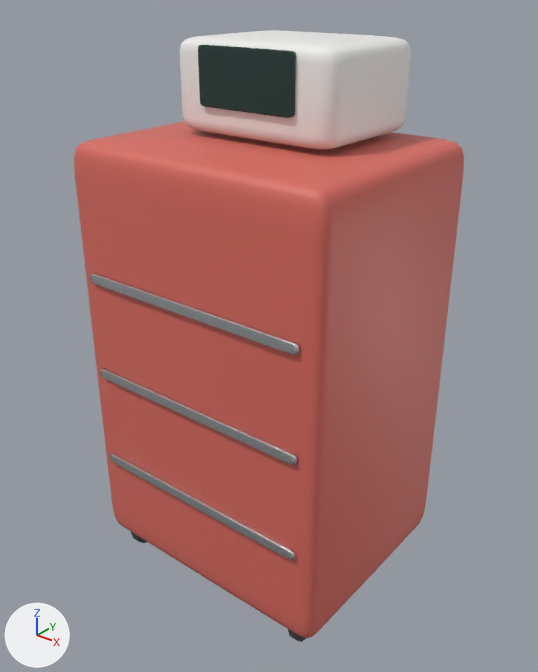
Two versions of the glTF model assets/models/props/defib_cart.glb, one commit apart.
Before and after are seen from a 50 mm lens placed at (0.826, -1.033, 1.155), pointed at (0.005, -0.007, 0.519). Lighting does not change. The marker at lower left points along +X, +Y and +Z. The older version comes first.

Objects in the first picture: 'Body', 'Handles', 'Screen', 'Unit' and 1 more.
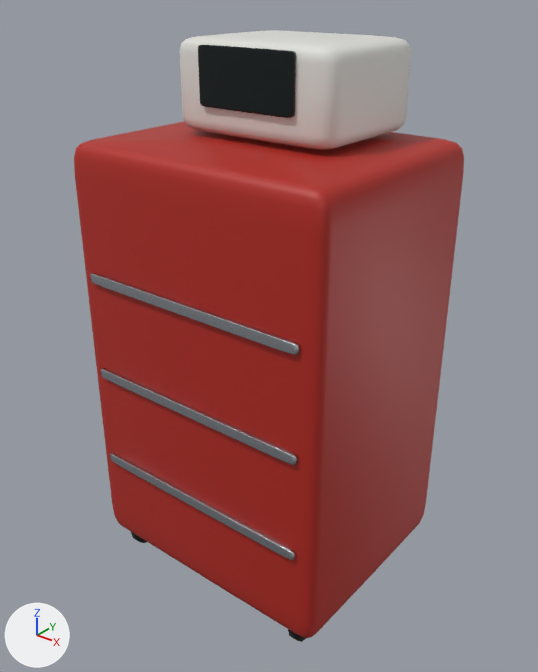
Where the change shows, as pixel boxes [x1, y1, x2, y2] in the pictures (538 x 672 px):
'Body', recoloured (darker)
    both: [74, 122, 464, 638]

What changed in the scene script:
```text
Change mat_red_plastic:
    mat_red_plastic.base_color: (0.698, 0.149, 0.118) -> (0.447, 0.0196, 0.0118)  # red #da6c60 -> red #b2261c
```
